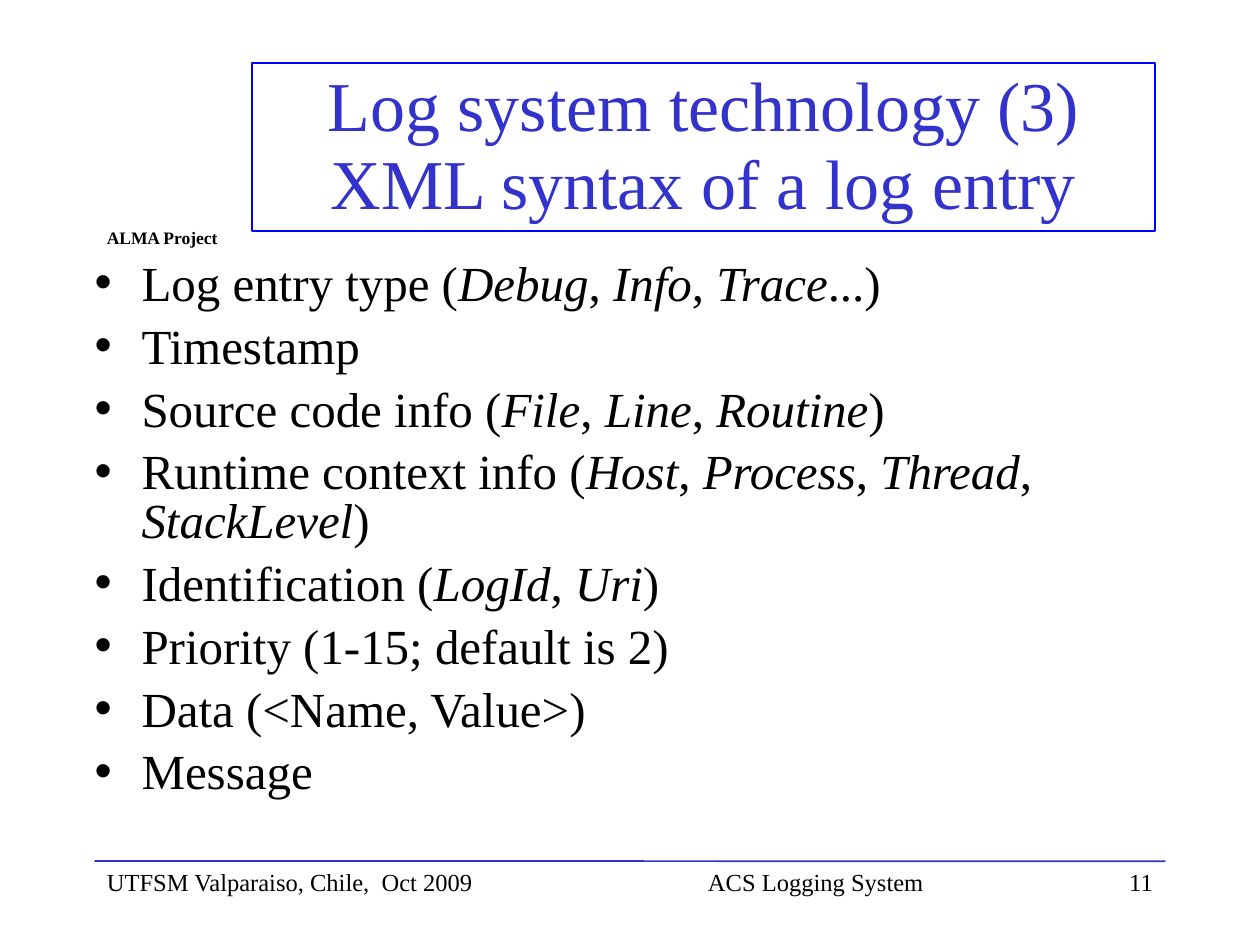
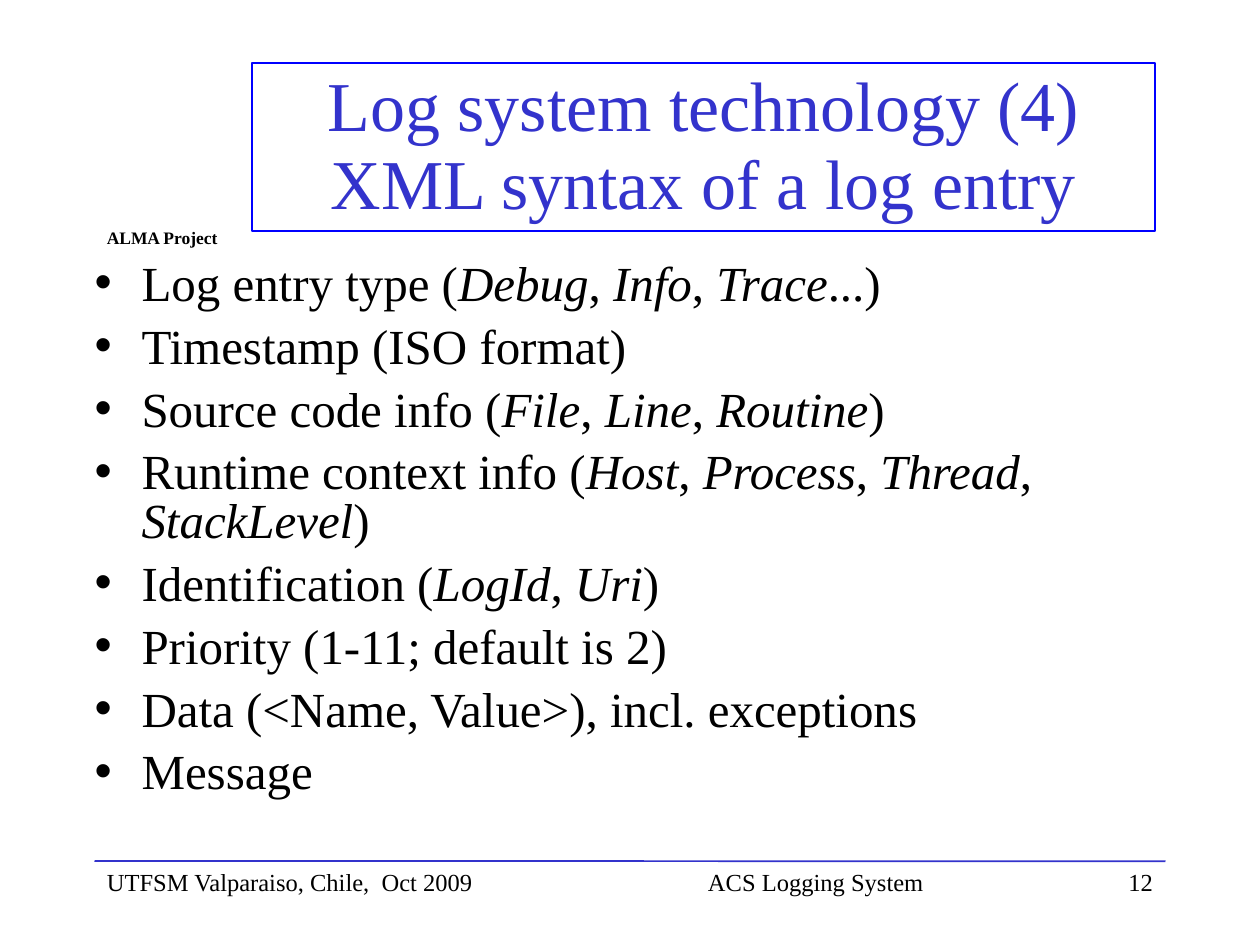
Before and after one commit to ACS-Community/ACS, a slide deck: slide 12 of Documents/ACS-Course/ACSCourse-ACSLoggingSystem.ppt (slide 11 before the commit). Drawn at 1260x945 pixels with LibreOffice and Linux fonts; fonts in the diff are those of the drawing; background and template pictures are left out. Boxes give left, top, right and bottom in pixels: in the first picture for what was removed or moved away, otherwise in the second. Text is boxed around its words. In the diff, an @@ line names an element or a change of style, - is before the commit and + after.

```diff
--- a/Documents/ACS-Course/ACSCourse-ACSLoggingSystem.ppt
+++ b/Documents/ACS-Course/ACSCourse-ACSLoggingSystem.ppt
@@ title at (328,82,1080,222): text changed @@
-Log system technology (3)
-XML syntax of a log entry
+Log system technology (4)
+XML syntax of a log entry
@@ text at (142,329,627,374): text changed @@
-• Timestamp
+• Timestamp (ISO format)
@@ text at (142,629,917,737): text changed @@
-• Priority (1-15; default is 2)
-• Data (<Name, Value>)
+• Priority (1-11; default is 2)
+• Data (<Name, Value>), incl. exceptions
@@ page number at (1128,874,1153,891): text changed @@
-11
+12
```
Also in this commit, not shown: 8 other slides changed, 2 slides added.
